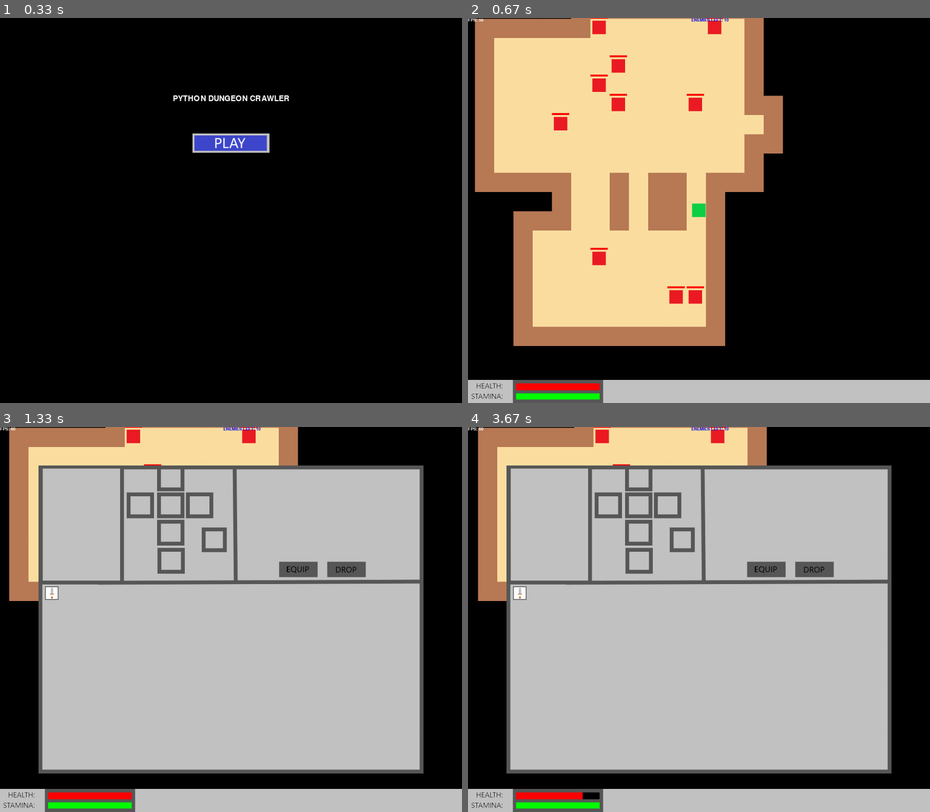
Above: before the commit, frames 1-4 (two rows, left to right).
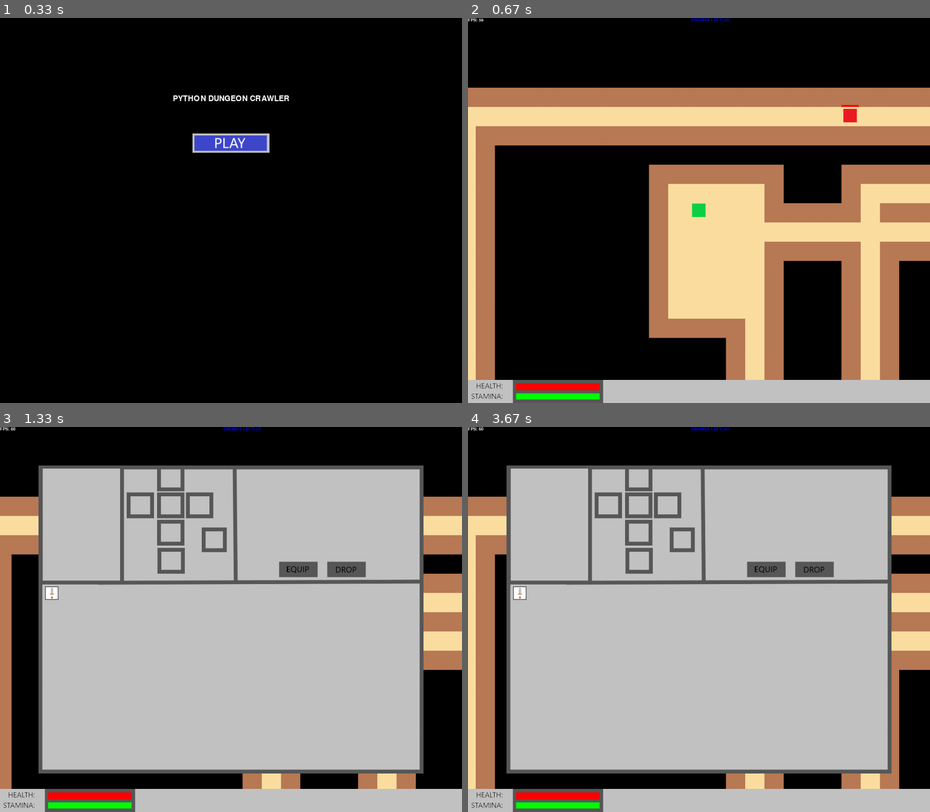
Above: after the commit, the same moments.

Repository: legotrainkid/Python-Pygame-Dungeon-Crawler
Game: pygame game, started from MENU.py
Two runs of this game, one before a commit and one after it. Both use one fixed random seed, a clock stepped at 60 frames per second and the inputs below.
Inputs (mouse positions are in pixels of both pictures, inside the frame that each line leads up to):
- Up to frame 1 (0.33 s): no input
- Up to frame 2 (0.67 s): click (699, 141) at 0.38 s
- Up to frame 3 (1.33 s): tap E at 0.67 s; hold D from 1 s (still down)
- Up to frame 4 (3.67 s): release D at 1.47 s; hold W 1.5-1.8 s; hold D 1.83-2.3 s; hold A 2.33-2.87 s; hold S 2.9-3.2 s; hold A 3.23-3.63 s

Frame 1 is identical in both runs. In frame 2, 64% of the frame differs, in the area x 0-100%, y 0-94%; in frame 3, 14%; in frame 4, 16%.

Commit message:
Created .SPEC file

Diff:
--- a/GAME.py
+++ b/GAME.py
@@ -20,12 +20,12 @@
         self.BLACK = (0, 0, 0)
         self.GREEN = (0, 255, 0)
         self.RED = (255, 0, 0)
-        self.FPS_FONT = pygame.font.Font("freesansbold.ttf", 11)
-        self.SCORE_FONT = pygame.font.Font("freesansbold.ttf", 18)
+        self.FPS_FONT = pygame.font.Font("resources/fonts/freesansbold.ttf", 11)
+        self.SCORE_FONT = pygame.font.Font("resources/fonts/freesansbold.ttf", 18)
         self.MOVE_SPEED = 2
-        self.MAPSIZE = 20
+        self.MAPSIZE = 80
         self.FPS = 60
-        self.NUM_ENEMIES = 10
+        self.NUM_ENEMIES = 20
         self.PLAYER_DAMAGE = 5
         self.ARROW_SPEED = 10
 
--- a/MENU.py
+++ b/MENU.py
@@ -12,8 +12,8 @@
         self.BLACK = (0, 0, 0)
         self.GREEN = (0, 255, 0)
         self.RED = (255, 0, 0)
-        self.SMALL_FONT = pygame.font.Font("freesansbold.ttf", 15)
-        self.LARGE_FONT = pygame.font.Font("freesansbold.ttf", 20)
+        self.SMALL_FONT = pygame.font.Font("resources/fonts/freesansbold.ttf", 15)
+        self.LARGE_FONT = pygame.font.Font("resources/fonts/freesansbold.ttf", 20)
 
         self.screen = pygame.display.set_mode(SCREENSIZE)
 
--- /dev/null
+++ b/Python Dungeon Crawler.py
@@ -0,0 +1,13 @@
+import MENU
+import logging
+
+if __name__ == "__main__":
+    logging.basicConfig(filename="error.log",
+                        filemode="a",
+                        format='\n\nVersion: '
+                        + ' - %(name)s - %(levelname)s - %(message)s')
+    try:
+        menu = MENU.Menu()
+    except:
+        logging.exception(" An exception occured")
+        print("error")
Not shown, added: NOTES.txt
Binary file added: resources/fonts/freesansbold.ttf
Not shown, added: Python Dungeon Crawler.spec
Not shown, added: error.log
